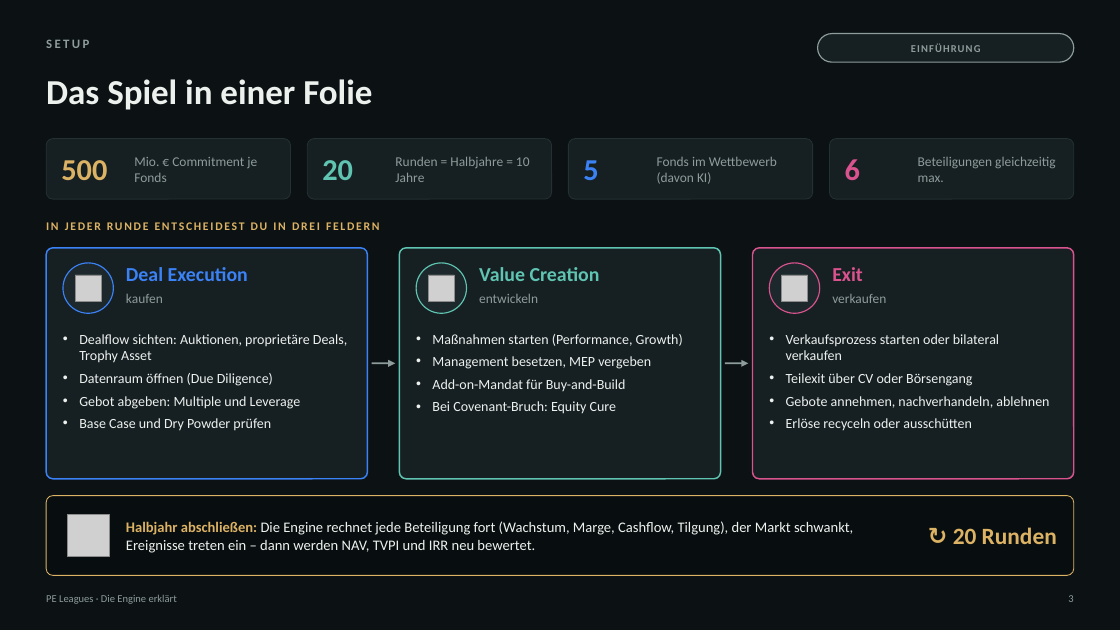
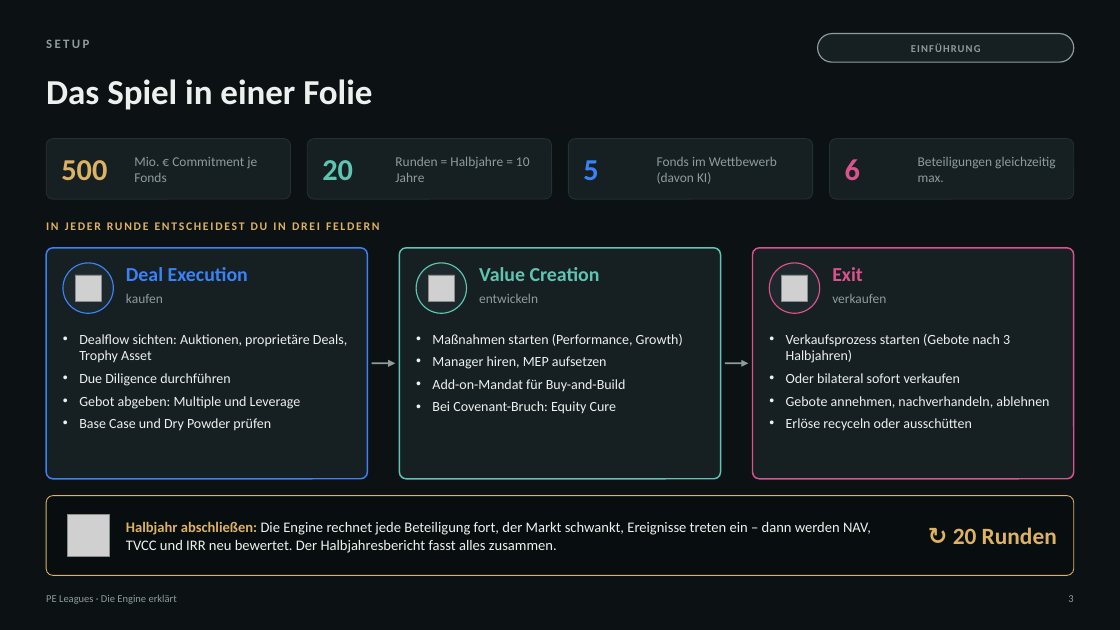
Before and after one commit to thematicum-dev/pe-leagues, a slide deck: slide 3 of docs/lehrmaterial/PE-Leagues_Engine-erklaert.pptx. Drawn at 1120x630 pixels with LibreOffice and Linux fonts; fonts in the diff are those of the drawing; grey boxes stand for pictures. Boxes give left, top, right and bottom in pixels: in the first picture for what was removed or moved away, otherwise in the second. Text is boxed around its words. In the diff, an @@ line names an element or a change of style, - is before the commit and + after.

```diff
--- a/docs/lehrmaterial/PE-Leagues_Engine-erklaert.pptx
+++ b/docs/lehrmaterial/PE-Leagues_Engine-erklaert.pptx
@@ text at (x1=432, y1=334, x2=683, y2=414): text changed @@
-• Management besetzen, MEP vergeben
+• Manager hiren, MEP aufsetzen
@@ text at (x1=786, y1=334, x2=1010, y2=383): text changed @@
-• Verkaufsprozess starten oder bilateral verkaufen
-• Teilexit über CV oder Börsengang
+• Verkaufsprozess starten (Gebote nach 3 Halbjahren)
+• Oder bilateral sofort verkaufen
@@ text at (x1=79, y1=373, x2=230, y2=386): text changed @@
-• Datenraum öffnen (Due Diligence)
+• Due Diligence durchführen
@@ text at (x1=126, y1=521, x2=871, y2=553): text changed @@
-Halbjahr abschließen: Die Engine rechnet jede Beteiligung fort (Wachstum, Marge, Cashflow, Tilgung), der Markt schwankt, Ereignisse treten ein – dann werden NAV, TVPI und IRR neu bewertet.
+Halbjahr abschließen: Die Engine rechnet jede Beteiligung fort, der Markt schwankt, Ereignisse treten ein – dann werden NAV, TVCC und IRR neu bewertet. Der Halbjahresbericht fasst alles zusammen.
```
Also in this commit, not shown: 34 other slides changed, 2 slides added, 1 slide removed, 2 other files.
